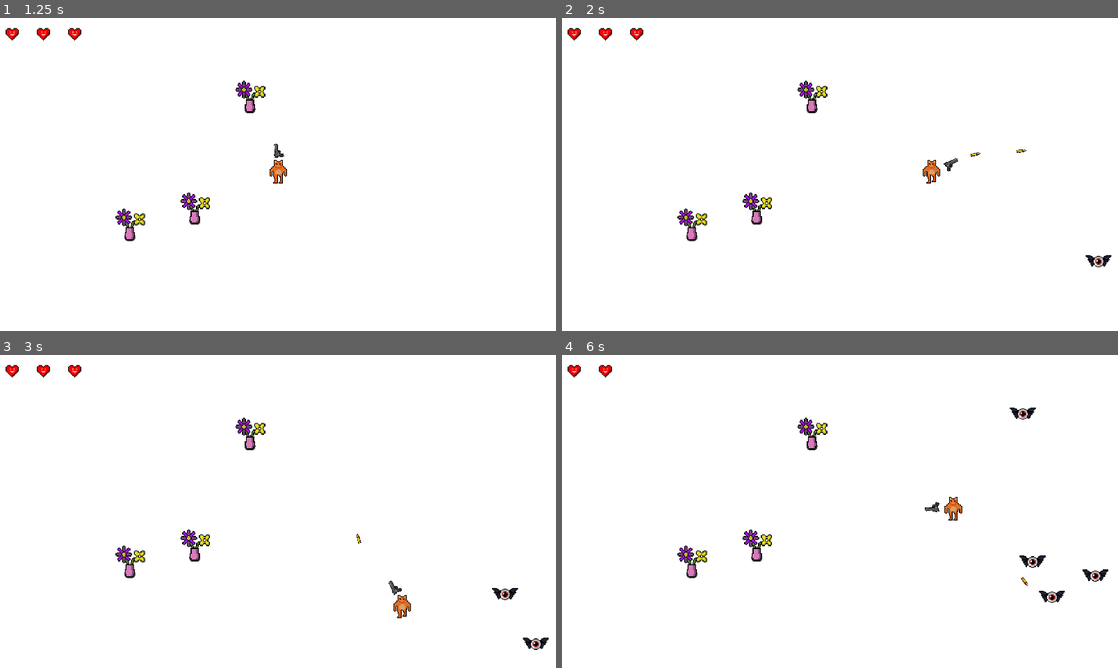
Above: before the commit, frames 1-4 (two rows, left to right).
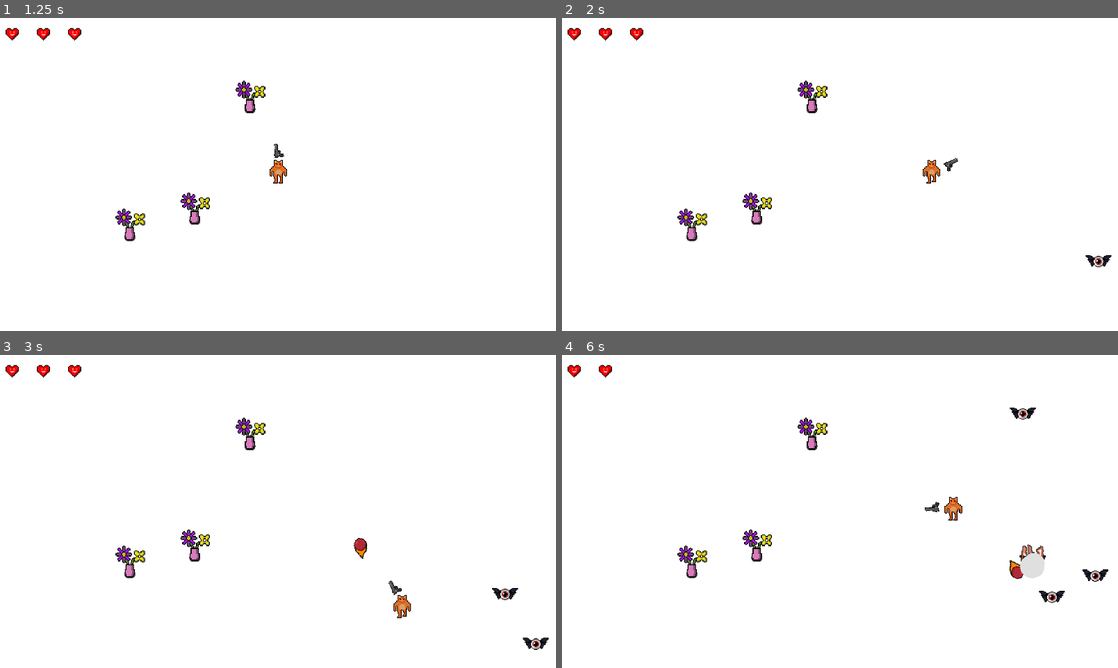
Above: after the commit, the same moments.

Repository: RafaWanner/Gatos-Glocks
Game: Godot game, scene res://main_menu.tscn
Two runs of this game, one before a commit and one after it. Both use one fixed random seed, a clock stepped at 60 frames per second and the inputs below.
Inputs (mouse positions are in pixels of both pictures, inside the frame that each line leads up to):
- Up to frame 1 (1.25 s): click "Start" at 0.5 s
- Up to frame 2 (2 s): tap Enter at 1.25 s; move the mouse to (962, 158) at 1.27 s; press the mouse at (962, 158) at 1.28 s; hold D (move_right) from 1.28 s (still down)
- Up to frame 3 (3 s): move the mouse to (166, 527) at 2.02 s; release D (move_right) at 2.03 s; release the mouse at (166, 527) at 2.03 s; hold S (move_down) 2.03-2.78 s; click (166, 527) at 2.1 s; move the mouse to (333, 442) at 2.77 s; press the mouse at (333, 442) at 2.78 s; hold D (move_right) from 2.78 s (still down)
- Up to frame 4 (6 s): move the mouse to (812, 574) at 3.52 s; release D (move_right) at 3.53 s; release the mouse at (812, 574) at 3.53 s; hold W (move_up) 3.53-4.28 s; click (812, 574) at 3.6 s; move the mouse to (1006, 558) at 4.27 s; press the mouse at (1006, 558) at 4.28 s; hold A (move_left) 4.28-5.75 s; tap Escape (pause) at 4.9 s; move the mouse to (673, 464) at 5.02 s; release the mouse at (673, 464) at 5.03 s; click (673, 464) at 5.1 s; click "Resume" at 5.75 s

Frame 1 is identical in both runs. In frame 2, less than 0.1% of the frame differs, in the area x 73-84%, y 42-45%; in frame 3, 0.1%; in frame 4, 0.5%, in the area x 80-87%, y 60-74%.

Commit message:
devolvi o mouse

Diff:
--- a/gun.gd
+++ b/gun.gd
@@ -7,7 +7,7 @@
 
 var shooting = false  # Variável para controlar o estado de disparo
 var can_shoot = true
-var can_shoot_fire_ball = false
+var can_shoot_fire_ball = true
 
 var fire_rate = 0.5
 var shots = 0
@@ -29,7 +29,7 @@
 	if !paused:
 		if Input.is_action_pressed("shoot") and can_shoot:
 			shots += 1
-			shoot()
+			#shoot()
 
 			if shots == 3:
 				shots = 0
@@ -60,10 +60,12 @@
 
 func shoot_fire_ball():
 	const FIRE_BALL = preload("res://fire_ball.tscn")
-	fire_ball_sound.play()
-	var new_fire_ball = FIRE_BALL.instantiate()
-	var shooting_point = $ShootingPoint
+	var new_fire_ball
+	for i in $weaponPivot.get_child_count():
+		if $weaponPivot.get_child(i).is_visible():
+			fire_ball_sound.play()
+			new_fire_ball = FIRE_BALL.instantiate()
 
-	new_fire_ball.global_position = %ShootingPoint.global_position
-	new_fire_ball.global_rotation = %ShootingPoint.global_rotation
-	%ShootingPoint.add_child(new_fire_ball)
+			new_fire_ball.global_position = $weaponPivot.get_child(i).get_child(0).global_position
+			new_fire_ball.global_rotation = $weaponPivot.get_child(i).get_child(0).global_rotation
+			$weaponPivot.get_child(i).add_child(new_fire_ball) # Adiciona a bala à cena atual
--- a/gun.tscn
+++ b/gun.tscn
@@ -3,8 +3,8 @@
 [ext_resource type="Script" path="res://gun.gd" id="1_e4k7e"]
 [ext_resource type="Texture2D" uid="uid://bvr3x3is8mear" path="res://Assets/Gatos&GlocksSprites/Glocks.png" id="2_wqdwd"]
 [ext_resource type="PackedScene" uid="uid://cok1mjsou31pv" path="res://musgas.tscn" id="3_o3mvu"]
-[ext_resource type="AudioStream" uid="uid://cdrx42m1yrlhm" path="res://Assets/Audios/gun_shot.mp3" id="4_7qrxc"]
-[ext_resource type="AudioStream" uid="uid://h3ngb7uaug3d" path="res://Assets/Audios/fireball.wav" id="5_s03is"]
+[ext_resource type="AudioStream" uid="uid://cdrx42m1yrlhm" path="res://Assets/audios/gun_shot.mp3" id="4_7qrxc"]
+[ext_resource type="AudioStream" uid="uid://h3ngb7uaug3d" path="res://Assets/audios/fireball.wav" id="5_s03is"]
 
 [sub_resource type="CircleShape2D" id="CircleShape2D_hp273"]
 radius = 364.351
--- a/lvl_up_menu.gd
+++ b/lvl_up_menu.gd
@@ -159,7 +159,6 @@
 	main.is_lvlup_menu = false
 	Engine.time_scale = 1
 	main.lvlup_menu.hide()
-	Input.set_mouse_mode(Input.MOUSE_MODE_HIDDEN)
 	player.lvlup_screen_is_down.emit()
 
 func _on_upgrade_2_pressed():
@@ -183,7 +182,6 @@
 	main.is_lvlup_menu = false
 	Engine.time_scale = 1
 	main.lvlup_menu.hide()
-	Input.set_mouse_mode(Input.MOUSE_MODE_HIDDEN)
 	player.lvlup_screen_is_down.emit()
 
 func _on_upgrade_3_pressed():
@@ -207,5 +205,4 @@
 	main.is_lvlup_menu = false
 	Engine.time_scale = 1
 	main.lvlup_menu.hide()
-	Input.set_mouse_mode(Input.MOUSE_MODE_HIDDEN)
 	player.lvlup_screen_is_down.emit()
--- a/main_menu.gd
+++ b/main_menu.gd
@@ -1,7 +1,4 @@
 extends Control
-
-func _ready():
-	Input.set_mouse_mode(Input.MOUSE_MODE_VISIBLE)
 
 func _on_start_pressed():
 	get_tree().change_scene_to_file("res://survivors_game.tscn")
--- a/mobs.tscn
+++ b/mobs.tscn
@@ -4,8 +4,8 @@
 [ext_resource type="Texture2D" uid="uid://1r28kw5hcuk1" path="res://Assets/Gatos&GlocksSprites/Inimigo1.png" id="2_o6ot3"]
 [ext_resource type="Script" path="res://Inimigo.gd" id="3_el30h"]
 [ext_resource type="Texture2D" uid="uid://g0hvyjt6xbc0" path="res://Assets/Gatos&GlocksSprites/Fogo.png" id="4_tg8vm"]
-[ext_resource type="AudioStream" uid="uid://dgnq8ncada6uc" path="res://Assets/Audios/hit.wav" id="4_wlvqv"]
-[ext_resource type="AudioStream" uid="uid://bhd6igiegw0nc" path="res://Assets/Audios/fire.wav" id="6_ww5nd"]
+[ext_resource type="AudioStream" uid="uid://dgnq8ncada6uc" path="res://Assets/audios/hit.wav" id="4_wlvqv"]
+[ext_resource type="AudioStream" uid="uid://bhd6igiegw0nc" path="res://Assets/audios/fire.wav" id="6_ww5nd"]
 
 [sub_resource type="CircleShape2D" id="CircleShape2D_2vb01"]
 radius = 50.04
--- a/survivors_game.gd
+++ b/survivors_game.gd
@@ -6,9 +6,6 @@
 
 var paused = false
 var is_lvlup_menu = false
-
-func _ready():
-	Input.set_mouse_mode(Input.MOUSE_MODE_HIDDEN)
 
 func _process(delta):
 	if Input.is_action_just_pressed("pause"):
@@ -20,10 +17,8 @@
 			Engine.time_scale = 1
 			get_node("/root/Game/Player/Gun").is_paused()
 		pause_menu.hide()
-		Input.set_mouse_mode(Input.MOUSE_MODE_HIDDEN)
 	else:
 		pause_menu.show()
-		Input.set_mouse_mode(Input.MOUSE_MODE_VISIBLE)
 		if Engine.time_scale != 0:
 			get_node("/root/Game/Player/Gun").is_paused()
 		Engine.time_scale = 0
@@ -34,13 +29,11 @@
 	is_lvlup_menu = true
 	lvlup_menu._random_upgrades()
 	lvlup_menu.show()
-	Input.set_mouse_mode(Input.MOUSE_MODE_VISIBLE)
 	Engine.time_scale = 0
 	get_node("/root/Game/Player/Gun").is_paused()
 
 func _game_over_menu():
 	game_over_menu.show()
-	Input.set_mouse_mode(Input.MOUSE_MODE_VISIBLE)
 	if Engine.time_scale != 0:
 		get_node("/root/Game/Player/Gun").is_paused()
 	Engine.time_scale = 0
--- a/survivors_game.tscn
+++ b/survivors_game.tscn
@@ -8,7 +8,7 @@
 [ext_resource type="PackedScene" uid="uid://u7xreu7vsssh" path="res://game_over_menu.tscn" id="7_i48sn"]
 [ext_resource type="PackedScene" uid="uid://cn65umf10v4gx" path="res://heart_bar.tscn" id="8_a1kei"]
 [ext_resource type="PackedScene" uid="uid://cok1mjsou31pv" path="res://musgas.tscn" id="8_lvlih"]
-[ext_resource type="AudioStream" uid="uid://dyr6mvbvqtbiv" path="res://Assets/Audios/exlopsion.wav" id="9_k5n8b"]
+[ext_resource type="AudioStream" uid="uid://dyr6mvbvqtbiv" path="res://Assets/audios/exlopsion.wav" id="9_k5n8b"]
 
 [sub_resource type="Curve2D" id="Curve2D_qrd0f"]
 _data = {
Not shown, changed: Assets/audios/exlopsion.wav.import
Not shown, changed: Assets/audios/fire.wav.import
Not shown, changed: Assets/audios/fireball.wav.import
Not shown, changed: Assets/audios/gun_shot.mp3.import
Not shown, changed: Assets/audios/hit.wav.import
Not shown, changed: Assets/audios/lighting-a-fire-14421.wav.import
Not shown, changed: Assets/audios/videoplayback.wav.import
Not shown: 1 places in lvl_up_menu.tscn that only renumber resources
